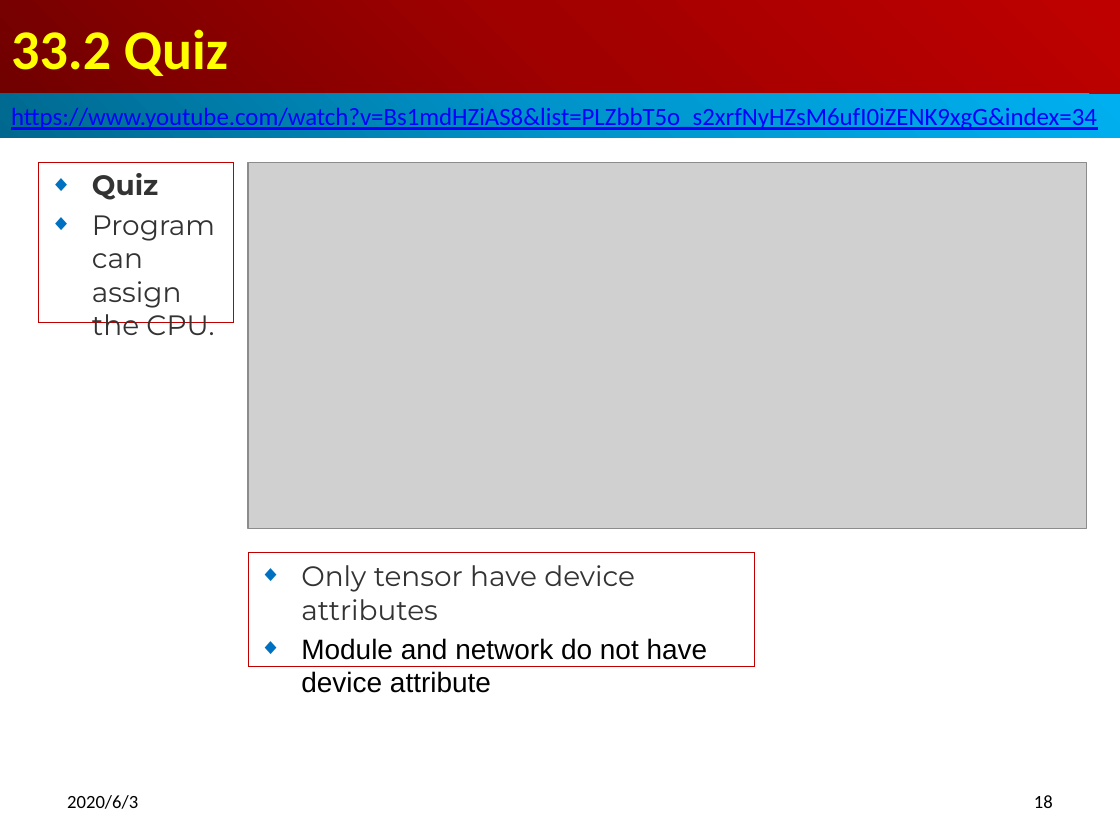
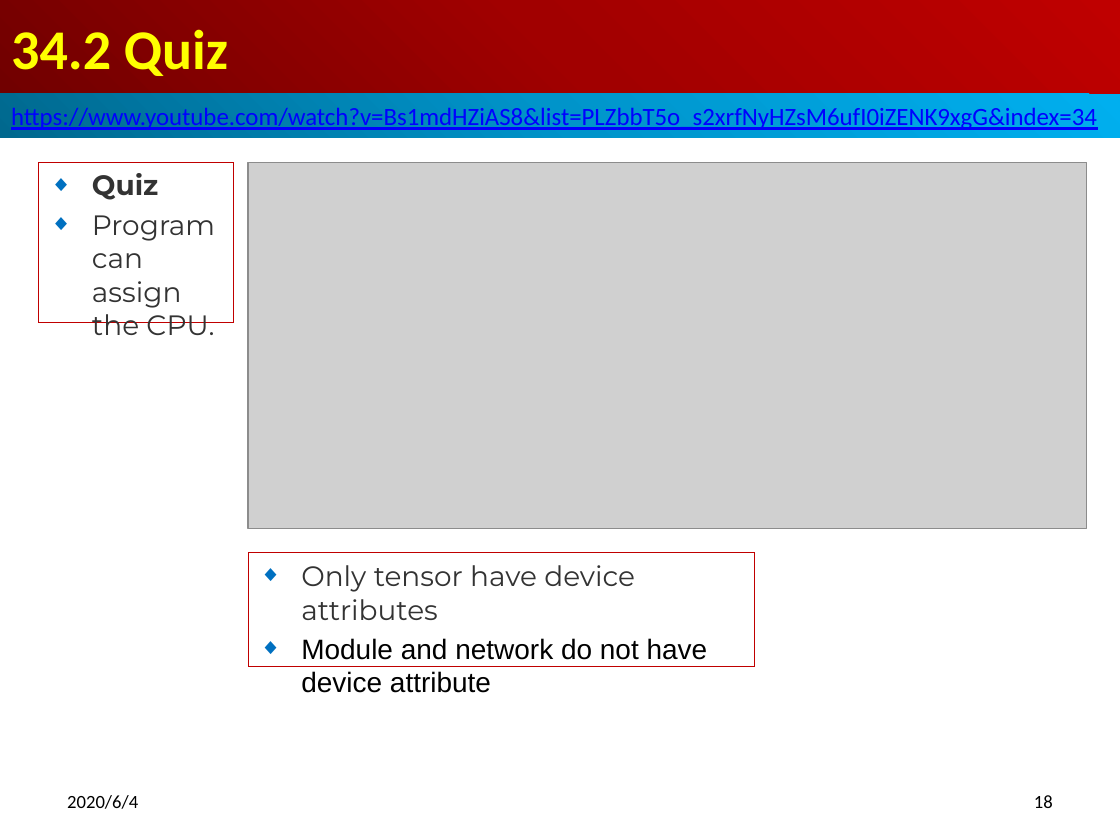
Before and after one commit to peterhchen/900_PyTorch, a slide deck: slide 18 of 34_NNCuda.pptx. Drawn at 1120x840 pixels with LibreOffice and Linux fonts; fonts in the diff are those of the drawing; grey boxes stand for pictures. Boxes give left, top, right and bottom in pixels: in the first picture for what was removed or moved away, otherwise in the second. Text is boxed around its words. In the diff, an @@ line names an element or a change of style, - is before the commit and + after.

```diff
--- a/34_NNCuda.pptx
+++ b/34_NNCuda.pptx
@@ title at bbox=[11, 29, 228, 76]: text changed @@
-33.2 Quiz
+34.2 Quiz
@@ text at bbox=[67, 795, 138, 809]: text changed @@
-2020/6/3
+2020/6/4
```
Also in this commit, not shown: 15 other slides changed, 1 other file.
